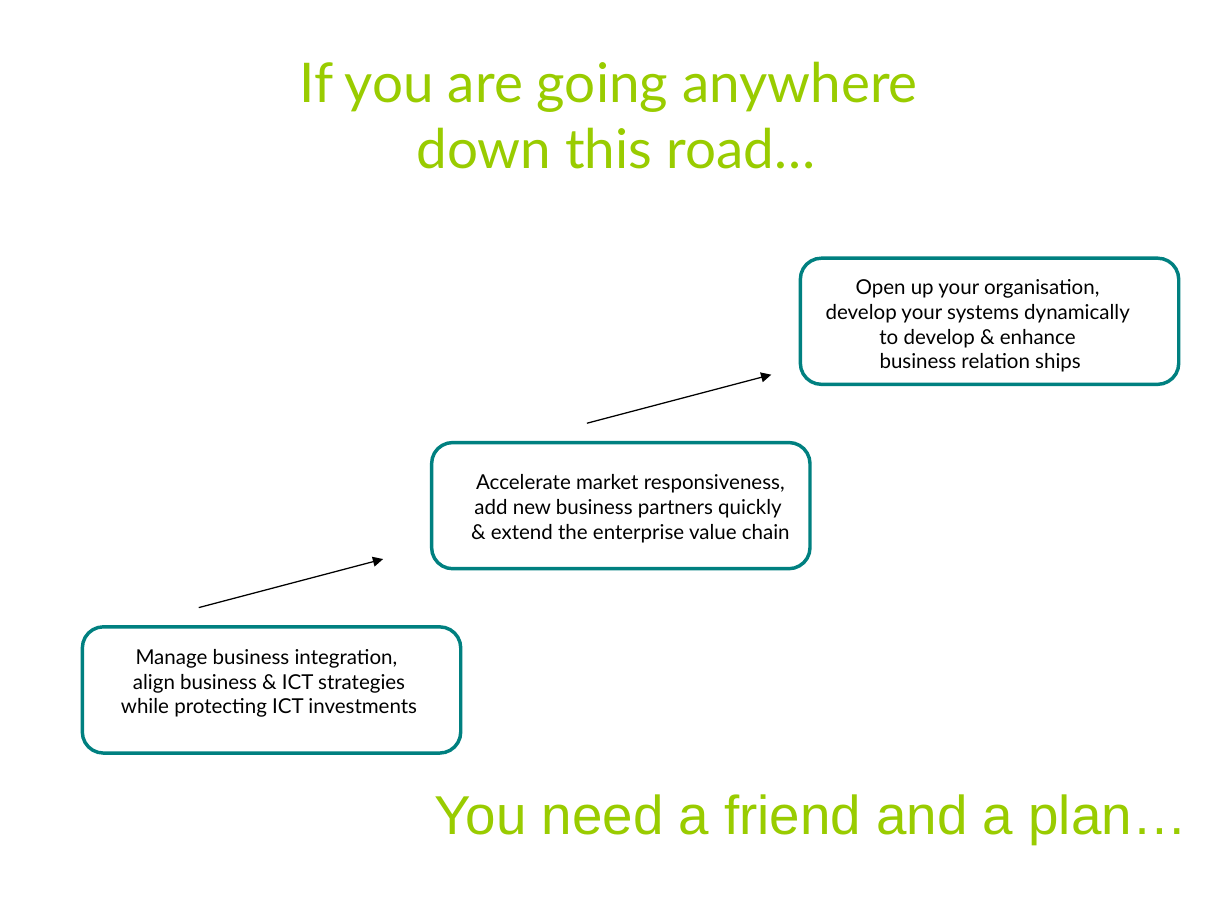
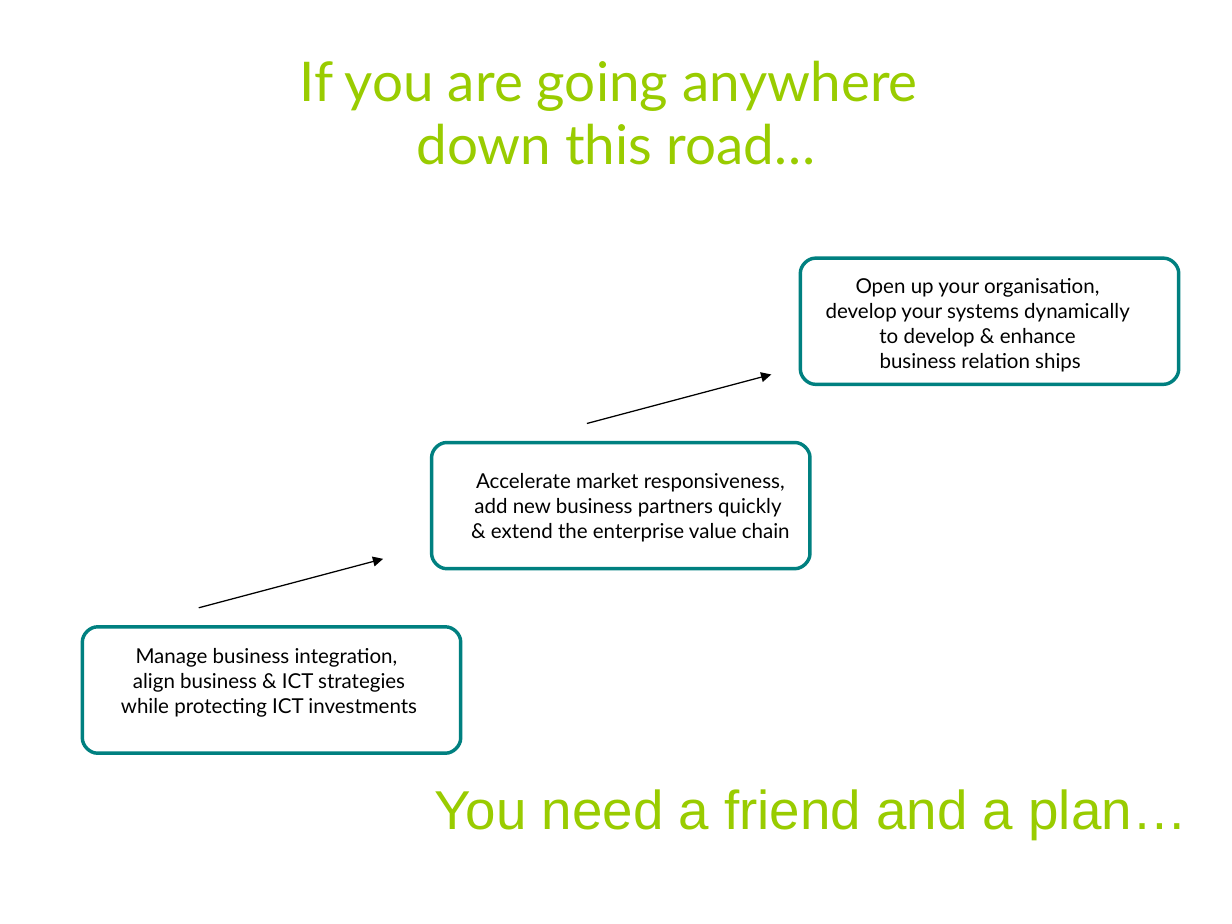
Before and after one commit to Dexels/navajo, a slide deck: slide 1 of doc/Frinn2.ppt. Drawn at 1232x924 pixels with LibreOffice and Linux fonts; fonts in the diff are those of the drawing. Boxes give left, top, right and bottom in pixels: in the first picture for what was removed or moved away, otherwise in the second. Text is boxed around its words. In the diff, an @@ line names an element or a change of style, - is before the commit and + after.

```diff
--- a/doc/Frinn2.ppt
+++ b/doc/Frinn2.ppt
@@ title "If you are going anywhere ..." at [300, 60, 918, 165]: line spacing 1 to 0.97 @@
@@ rounded rectangle "Open up your organisation,": place and size @@
-rounded rectangle "Open up your organisation," at [826, 279, 1130, 372]
+rounded rectangle "Open up your organisation," at [801, 269, 1159, 379]
@@ rounded rectangle removed at [801, 259, 1179, 384] @@
@@ freeform shape added at [801, 259, 1179, 384], outline #008080 2.01 pt @@
@@ text in rounded rectangle at [856, 278, 1099, 297]: line spacing 1 to 0.97 @@
@@ rounded rectangle removed at [431, 442, 809, 568] @@
@@ freeform shape added at [431, 442, 809, 568], outline #008080 2.01 pt @@
@@ rounded rectangle removed at [83, 627, 461, 753] @@
@@ freeform shape added at [83, 627, 461, 754], outline #008080 2.01 pt @@
@@ text "You need a friend and ..." at [434, 789, 1187, 838]: indent changed; line spacing 1 to 0.93 @@
```
Also in this commit, not shown: 7 other slides changed, 6 other files.
